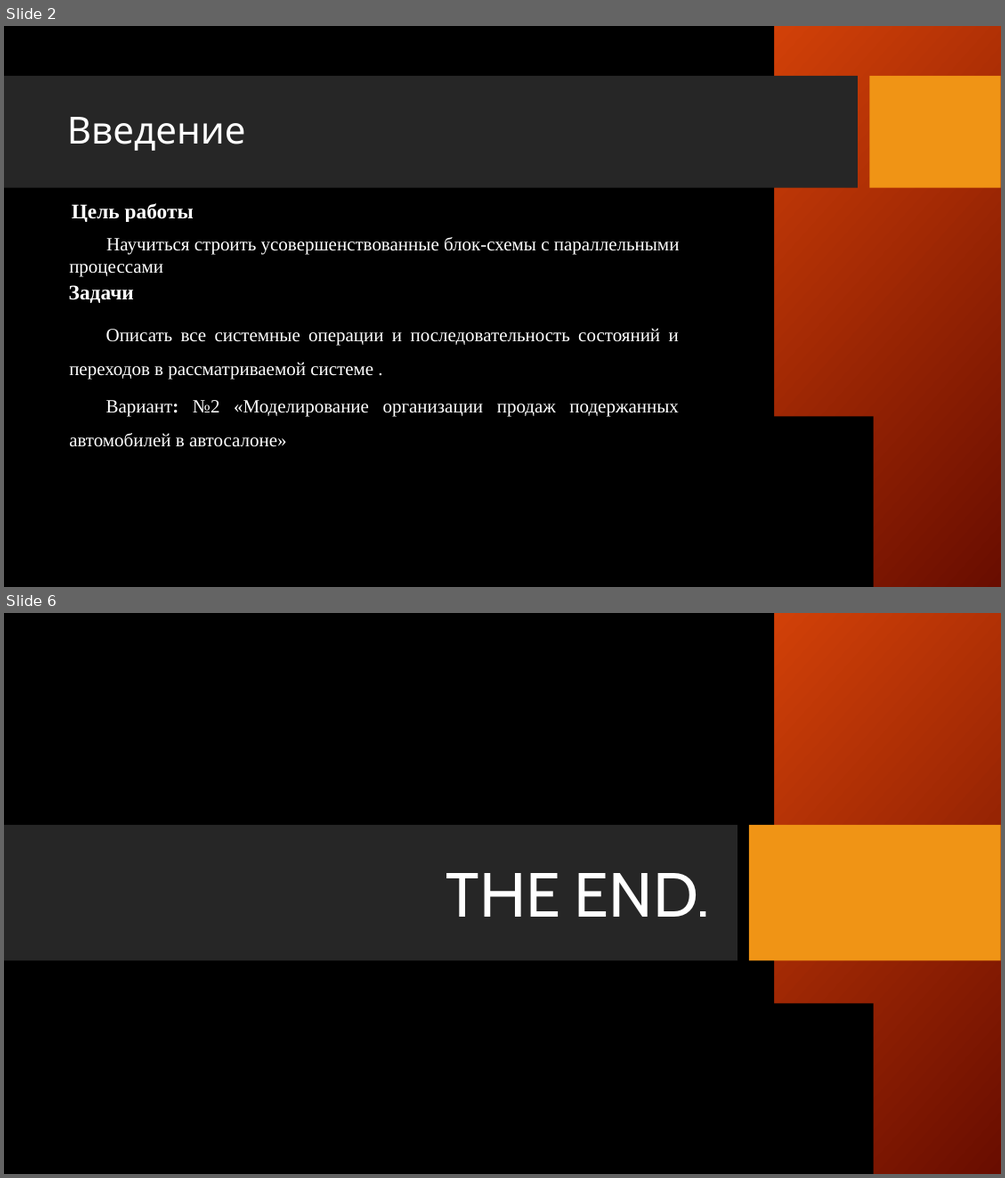
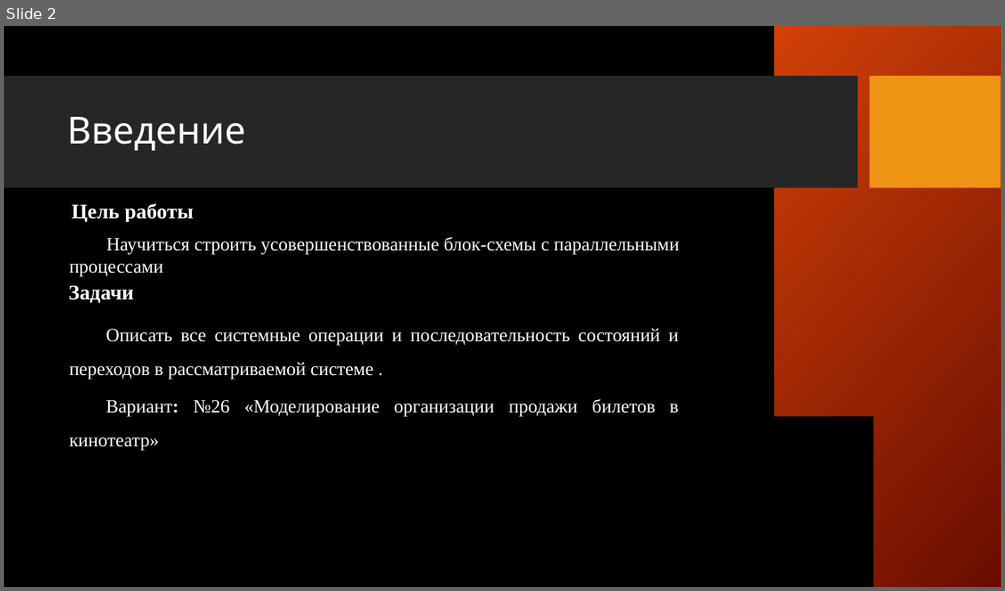
Before and after one commit to baethand/MIREA, a slide deck: sem4/AKMS/пр6_през_Руденко_ИКБО-13-22.pptx. Shown one above the other, each under a label of ours: slides 2 and 6 before the commit, slide 2 after it; the slides between them are not shown. The pictures are 1005x1178 and 1005x591 pixels, drawn with LibreOffice and Linux fonts; fonts in the diff are those of the drawing; background and template pictures are left out. Boxes give left, top, right and bottom in pixels: in the first picture for what was removed or moved away, otherwise in the second. Text is boxed around its words. In the diff, an @@ line names an element or a change of style, - is before the commit and + after.

```diff
--- a/sem4/AKMS/пр6_през_Руденко_ИКБО-13-22.pptx
+++ b/sem4/AKMS/пр6_през_Руденко_ИКБО-13-22.pptx
@@ slide 6 removed at [4, 613, 1001, 1174], background picture (left out); not listed: 2 template elements that a slide beside it also shows @@
@@ rectangle removed at [4, 825, 737, 961] @@
@@ rectangle removed at [749, 825, 1001, 961] @@
@@ title removed at [446, 873, 710, 916] @@
-THE END.
@@ slide 2 changed as well @@
@@ text at [69, 399, 679, 450]: text changed @@
-Вариант: №2 «Моделирование организации продаж подержанных автомобилей в автосалоне»
+Вариант: №26 «Моделирование организации продажи билетов в кинотеатр»
```
Also in this commit, not shown: 3 other slides changed, 1 other slide removed, 9 other files.
